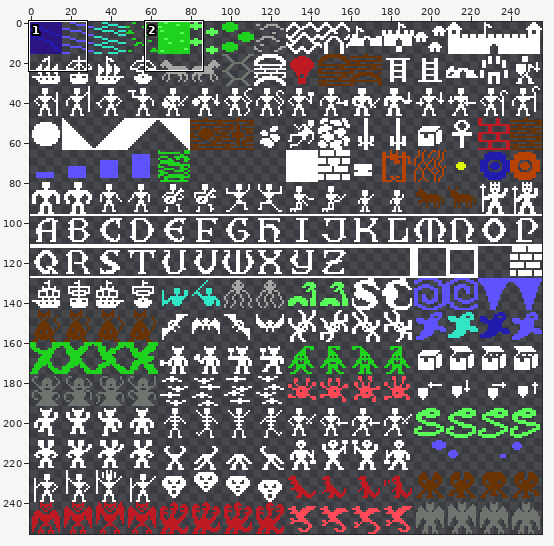
One commit to this pixel-art file: src/bin/images/tileset.aseprite. The first picture is a wide view before the edit; the outline marks the close-up.
Close-up. Before the commit:
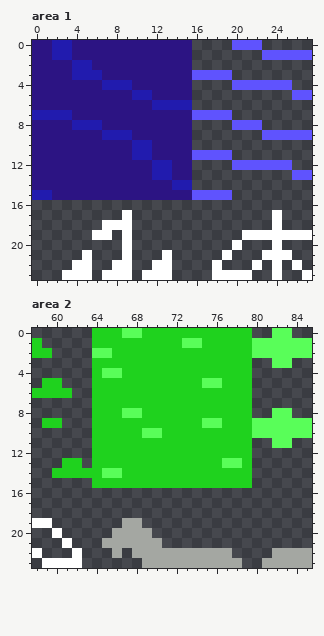
256x256 pixels, 1 frame. Shown: area 1: x 0..27, y 0..23; area 2: x 58..85, y 0..23.
After:
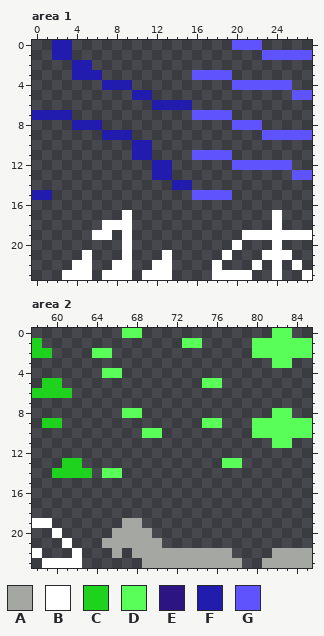
Palette (. is transparent): A #a4a7a2  B #ffffff  C #1fd21e  D #59fe59  E #2c1483  F #211bae  G #5f53fe
Difference:
layer "BackColors" now hidden
--- area 1
@@ x 0..17 @@
- 0 EEFFEEEEEEEEEEEE..
- 1 EEFFEEEEEEEEEEEE..
- 2 EEEEFFEEEEEEEEEE..
- 3 EEEEFFFEEEEEEEEEGG
- 4 EEEEEEEFFFEEEEEE..
- 5 EEEEEEEEEEFFEEEE..
- 6 EEEEEEEEEEEEFFFF..
- 7 FFFFEEEEEEEEEEEEGG
- 8 EEEEFFFEEEEEEEEE..
- 9 EEEEEEEFFFEEEEEE..
-10 EEEEEEEEEEFFEEEE..
-11 EEEEEEEEEEFFEEEEGG
-12 EEEEEEEEEEEEFFEE..
-13 EEEEEEEEEEEEFFEE..
-14 EEEEEEEEEEEEEEFF..
-15 FFEEEEEEEEEEEEEEGG
+ 0 ..FF..............
+ 1 ..FF..............
+ 2 ....FF............
+ 3 ....FFF.........GG
+ 4 .......FFF........
+ 5 ..........FF......
+ 6 ............FFFF..
+ 7 FFFF............GG
+ 8 ....FFF...........
+ 9 .......FFF........
+10 ..........FF......
+11 ..........FF....GG
+12 ............FF....
+13 ............FF....
+14 ..............FF..
+15 FF..............GG
 16 ..................
--- area 2
@@ x 58..85 @@
- 0 ......CCCDDCCCCCCCCCCC..DD..
- 1 C.....CCCCCCCCCDDCCCCCDDDDDD
- 2 CC....DDCCCCCCCCCCCCCCDDDDDD
- 3 ......CCCCCCCCCCCCCCCC..DD..
- 4 ......CDDCCCCCCCCCCCCC......
- 5 .CC...CCCCCCCCCCCDDCCC......
- 6 CCCC..CCCCCCCCCCCCCCCC......
- 7 ......CCCCCCCCCCCCCCCC......
- 8 ......CCCDDCCCCCCCCCCC..DD..
- 9 .CC...CCCCCCCCCCCDDCCCDDDDDD
-10 ......CCCCCDDCCCCCCCCCDDDDDD
-11 ......CCCCCCCCCCCCCCCC..DD..
-12 ......CCCCCCCCCCCCCCCC......
-13 ...CC.CCCCCCCCCCCCCDDC......
-14 ..CCCCCDDCCCCCCCCCCCCC......
-15 ......CCCCCCCCCCCCCCCC......
+ 0 .........DD.............DD..
+ 1 C..............DD.....DDDDDD
+ 2 CC....DD..............DDDDDD
+ 3 ........................DD..
+ 4 .......DD...................
+ 5 .CC..............DD.........
+ 6 CCCC........................
+ 7 ............................
+ 8 .........DD.............DD..
+ 9 .CC..............DD...DDDDDD
+10 ...........DD.........DDDDDD
+11 ........................DD..
+12 ............................
+13 ...CC..............DD.......
+14 ..CCCC.DD...................
+15 ............................
 16 ............................
Where, in picture pixels (left, top, right, bottom), the same in both close-ups:
erased: (32, 40, 192, 200)
erased: (92, 328, 252, 488)
